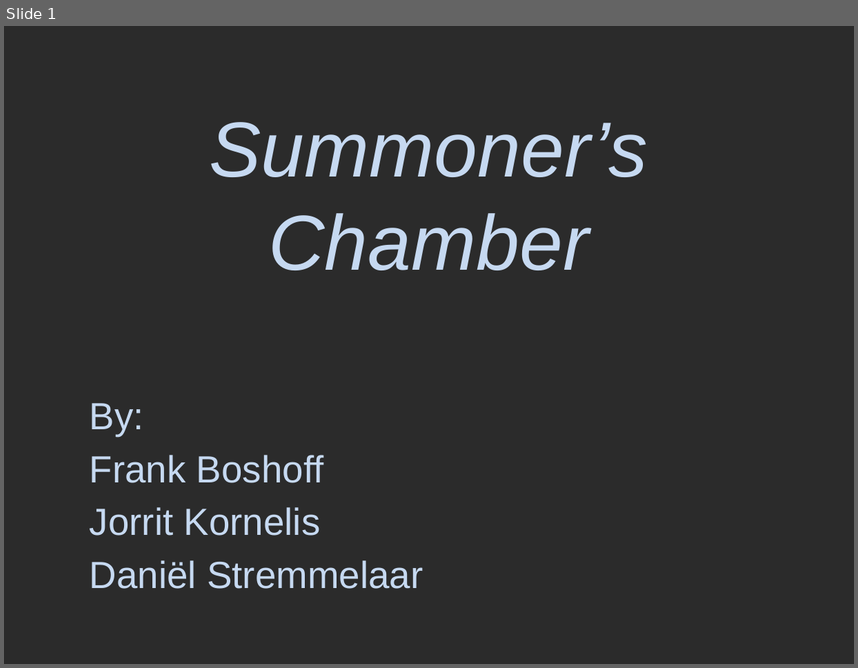
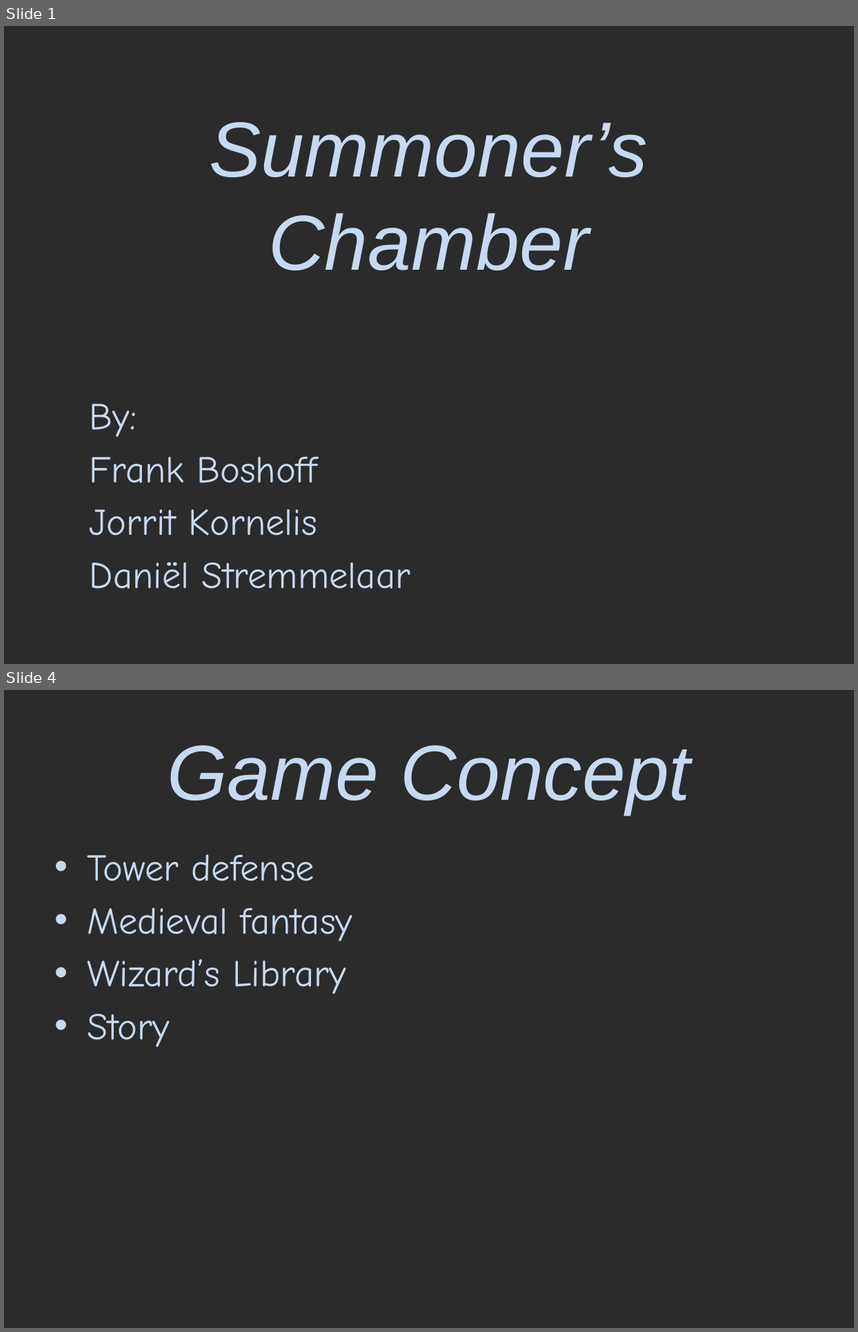
Before and after one commit to FrankBoshoff/P5-Chess-Defence, a slide deck: Concept Presentatie.pptx. Shown one above the other, each under a label of ours: slide 1 before the commit, slides 1 and 4 after it; the slides between them are not shown. The pictures are 858x668 and 858x1332 pixels, drawn with LibreOffice and Linux fonts; fonts in the diff are those of the drawing; background and template pictures are left out; a plain dark background stands for a picture behind light text. Boxes give left, top, right and bottom in pixels: in the first picture for what was removed or moved away, otherwise in the second. Text is boxed around its words. In the diff, an @@ line names an element or a change of style, - is before the commit and + after.

Commit message:
Concept Presentatie Powerpoint
Final powerpoint voor concept presentatie.

```diff
--- a/Concept Presentatie.pptx
+++ b/Concept Presentatie.pptx
@@ slide 4 added at (4, 690, 854, 1328), background picture (left out) @@
@@ title added at (167, 745, 691, 814), 66 pt, text #C6D9F1, italic @@
+Game Concept
@@ text added at (87, 854, 352, 1047), 32 pt, text #C6D9F1 @@
+• Tower defense
+• Medieval fantasy
+• Wizard’s Library
+• Story
@@ slide 1 changed as well @@
@@ subtitle "By:" at (90, 403, 410, 588): font Arial to Comic Neue @@
```
Also in this commit, not shown: 6 other slides added.
